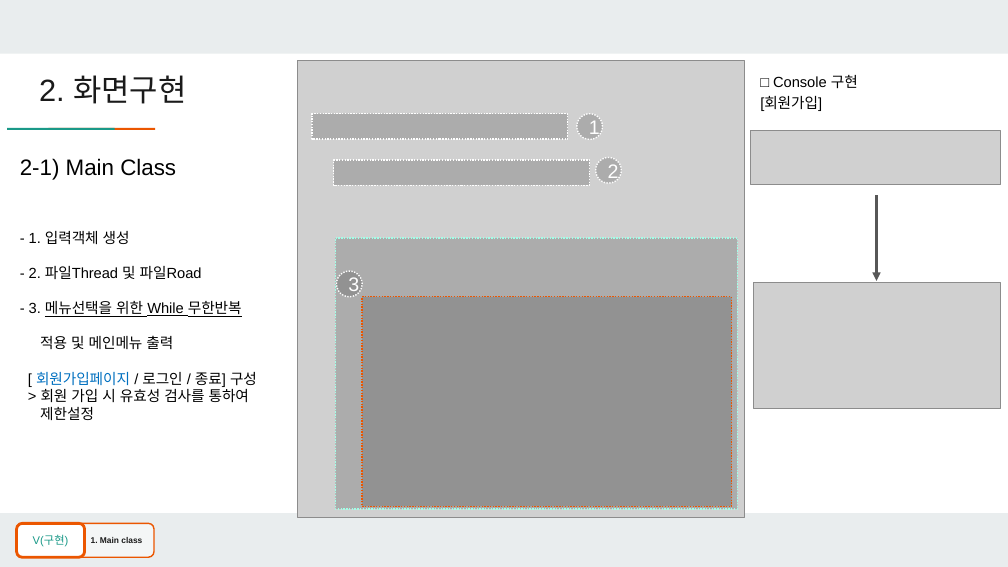
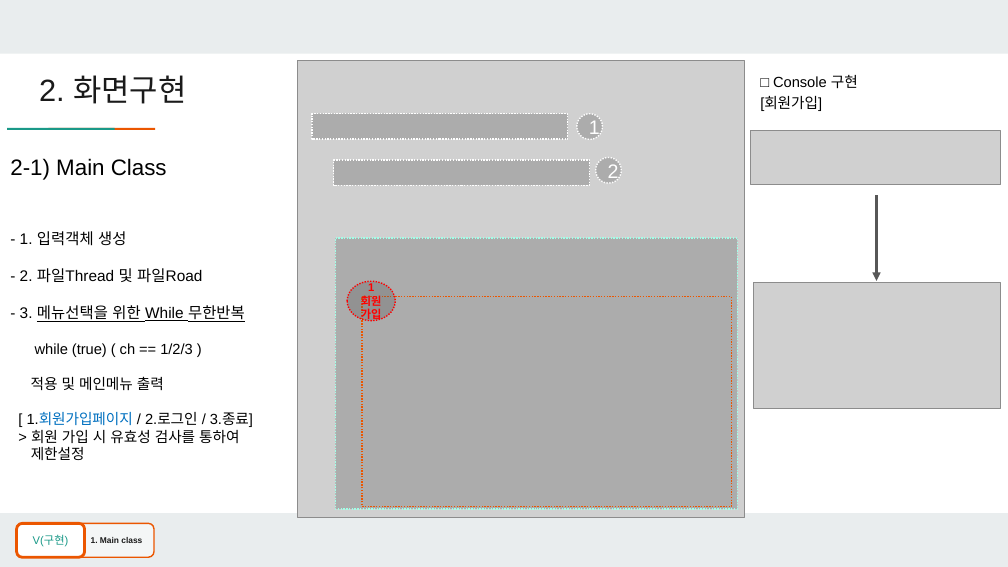
Before and after one commit to yongbeomj/Java-Console-Project, a slide deck: slide 5 of TeamProject/src/ppt/3조_호텔예약프로그램장용범,_김태호,_신우현.pptx. Drawn at 1008x567 pixels with LibreOffice and Linux fonts; fonts in the diff are those of the drawing; grey boxes stand for pictures; background and template pictures are left out. Boxes give left, top, right and bottom in pixels: in the first picture for what was removed or moved away, otherwise in the second. Text is boxed around its words. In the diff, an @@ line names an element or a change of style, - is before the commit and + after.

```diff
--- a/TeamProject/src/ppt/3조_호텔예약프로그램장용범,_김태호,_신우현.pptx
+++ b/TeamProject/src/ppt/3조_호텔예약프로그램장용범,_김태호,_신우현.pptx
@@ text "2-1) Main Class": place and size @@
-text "2-1) Main Class" at box(20, 158, 257, 420)
+text "2-1) Main Class" at box(10, 158, 253, 460)
@@ text at box(20, 231, 202, 283): size 10.5 to 11 pt in "- 1. 입력객체 생성", "- 2. 파일Thread 및 파일Road" @@
@@ ellipse removed at box(337, 271, 363, 297) @@
-3
@@ ellipse added at box(347, 281, 395, 321), fill #595959 at 30% opacity, outline #FF0000 1 pt dashed, 8 pt, text #FF0000, bold @@
+1
+회원
+가입
@@ rectangle at box(362, 296, 732, 506): fill #595959 at 30% opacity to none @@
@@ text at box(20, 305, 253, 427): text changed @@
-- 3. 메뉴선택을 위한 While 무한반복
-적용 및 메인메뉴 출력
-[ 회원가입페이지 / 로그인 / 종료] 구성
+- 3. 메뉴선택을 위한 While 무한반복
+while (true) ( ch == 1/2/3 )
+적용 및 메인메뉴 출력
+[ 1.회원가입페이지 / 2.로그인 / 3.종료]
```
Also in this commit, not shown: 4 other slides changed, 2 slides added.
